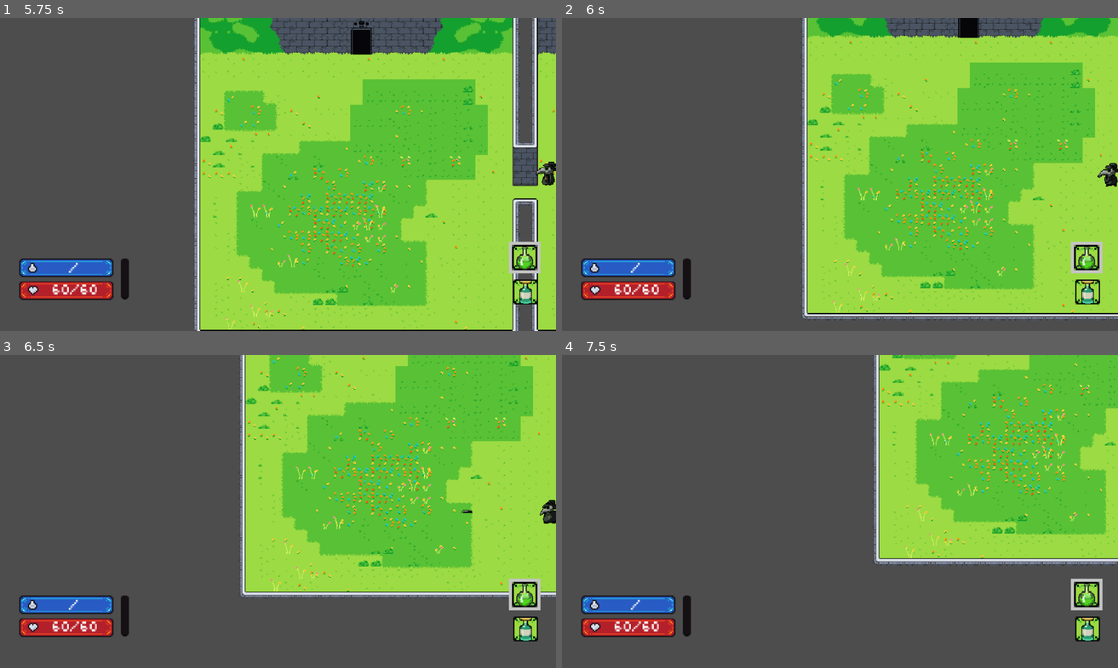
Above: before the commit, frames 1-4 (two rows, left to right).
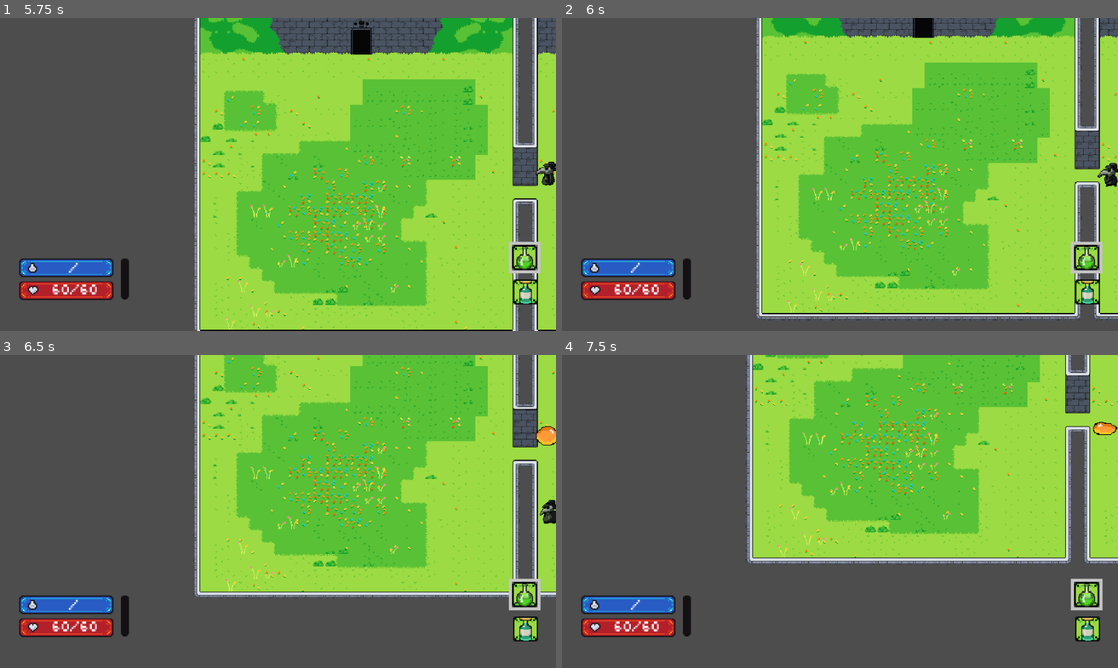
Above: after the commit, the same moments.

Repository: JohnHuber99/Black-Tower
Game: Godot game, scene res://Main_Menu/Main_Menu.tscn
The game is run twice, just before and just after one commit, with the same random seed, the same clock (stepped at 60 frames per second) and the same inputs.
Inputs (mouse positions are in pixels of both pictures, inside the frame that each line leads up to):
- Up to frame 1 (5.75 s): click "Play Game" at 0.5 s; move the mouse to (266, 312) at 1.27 s; hold D (right) 1.28-2.03 s; click (266, 312) at 1.35 s; move the mouse to (166, 190) at 2.02 s; hold S (down) 2.03-2.78 s; tap K (down_camera) at 2.1 s; move the mouse to (333, 105) at 2.77 s; hold D (right) 2.78-3.53 s; hold J (left_camera) 2.78-3.53 s; move the mouse to (250, 237) at 3.52 s; hold W (up) 3.53-4.28 s; tap L (right_camera) at 3.6 s; click (250, 237) at 3.67 s; move the mouse to (444, 221) at 4.27 s; hold E (spell) 4.28-5.03 s; hold A (left) from 4.28 s (still down); tap Mouse wheel down (map_scroll_down) at 4.9 s; move the mouse to (111, 127) at 5.02 s; tap I (up_camera) at 5.1 s; tap Mouse wheel up (map_scroll_up) at 5.65 s
- Up to frame 2 (6 s): move the mouse to (867, 174) at 5.77 s; release A (left) at 5.78 s; hold S (down) from 5.78 s (still down); click (867, 174) at 5.85 s
- Up to frame 3 (6.5 s): keep holding S (down)
- Up to frame 4 (7.5 s): move the mouse to (756, 433) at 6.52 s; release S (down) at 6.53 s; hold D (right) 6.53-7.28 s; tap K (down_camera) at 6.6 s; move the mouse to (962, 495) at 7.27 s; hold W (up) from 7.28 s (still down); hold J (left_camera) from 7.28 s (still down)

Frame 1 is identical in both runs. In frame 2, 30% of the frame differs, in the area x 35-100%, y 0-97%; in frame 3, 25%; in frame 4, 35%, in the area x 33-100%, y 0-68%.

Commit message:
updated room stuff so you have to clear room to move

Diff:
--- a/Dungeon/Door/doorCode.gd
+++ b/Dungeon/Door/doorCode.gd
@@ -1,11 +1,13 @@
 extends Area2D
+enum { EMPTY, NORMAL, START, FINAL, TREASURE, SHOP, LONG_H, BIG, BOSS}
 
 func _ready():
 	connect("body_entered", _on_body_entered)
 
 func _on_body_entered(body):
 	var player = get_node("/root/Main/player")
-	if body.is_in_group("player"):  # Ensure the player is in a "player" group
+	var room = get_parent().get_parent()
+	if body.is_in_group("player") and room.get_is_cleared():  # Ensure the player is in a "player" group
 		match get_parent().type:
 			"right": player.global_position += Vector2(58, 0)
 			"left": player.global_position += Vector2(-58, 0)
--- a/Dungeon/Dungeon_Scripts/DungeonRooms.gd
+++ b/Dungeon/Dungeon_Scripts/DungeonRooms.gd
@@ -129,7 +129,6 @@
 				match room_type:
 					START:
 						room_instance = STARTING_ROOM.instantiate()
-						room_name = "Start Room"
 					NORMAL:
 						room_instance = NORMAL_ROOM.instantiate()
 						room_name = "Normal Room %d" % normal_room_name_count
--- a/OverWorld Map/Overworld Scripts/overworld_map.gd
+++ b/OverWorld Map/Overworld Scripts/overworld_map.gd
@@ -60,6 +60,7 @@
 			map_room.available = true
 
 func show_map() -> void:
+	print("MapShowing")
 	show()
 	camera_2d.enabled = true
 
--- a/Rooms/Big_Room.tscn
+++ b/Rooms/Big_Room.tscn
@@ -1,6 +1,7 @@
-[gd_scene load_steps=21 format=4 uid="uid://cp7k1vt1f3ge5"]
+[gd_scene load_steps=22 format=4 uid="uid://cp7k1vt1f3ge5"]
 
 [ext_resource type="Texture2D" uid="uid://cmuu5ivjqf4ul" path="res://Dungeon/Tilemaps_Sprites/BT_Tile_Placeholders.png" id="1_38i4b"]
+[ext_resource type="Script" uid="uid://dlj5h74838a63" path="res://Rooms/bigRoomCleared.gd" id="1_dxpd7"]
 [ext_resource type="Texture2D" uid="uid://dxgpqhgixf3df" path="res://Dungeon/Tilemaps_Sprites/bt-tiles-1alt.png" id="2_t63bv"]
 [ext_resource type="Texture2D" uid="uid://bsyq57ru3gqpv" path="res://Dungeon/Tilemaps_Sprites/UpdatedDungeonTilemap/downdoor.png" id="3_dw4s1"]
 [ext_resource type="Script" uid="uid://b6gnwxoa44un1" path="res://Slime_Enemy/Enemy_Scripts/EnemyActivation.gd" id="3_pyr8e"]
@@ -626,6 +627,7 @@
 size = Vector2(833, 832)
 
 [node name="Big Room" type="Node2D"]
+script = ExtResource("1_dxpd7")
 metadata/_edit_horizontal_guides_ = [0.0]
 
 [node name="BigRoomMapLayer" type="TileMapLayer" parent="."]
@@ -670,3 +672,9 @@
 [node name="EnemyDungeonSpawn5" type="Marker2D" parent="."]
 position = Vector2(219, -201)
 script = ExtResource("4_7rn6v")
+
+[connection signal="enemySpawned" from="EnemyDungeonSpawn" to="." method="_on_enemy_spawned"]
+[connection signal="enemySpawned" from="EnemyDungeonSpawn2" to="." method="_on_enemy_spawned_2"]
+[connection signal="enemySpawned" from="EnemyDungeonSpawn3" to="." method="_on_enemy_spawned_3"]
+[connection signal="enemySpawned" from="EnemyDungeonSpawn4" to="." method="_on_enemy_spawned_4"]
+[connection signal="enemySpawned" from="EnemyDungeonSpawn5" to="." method="_on_enemy_spawned_5"]
--- a/Rooms/Long_Room.tscn
+++ b/Rooms/Long_Room.tscn
@@ -1,5 +1,6 @@
-[gd_scene load_steps=20 format=4 uid="uid://beqodim8out42"]
-
+[gd_scene load_steps=21 format=4 uid="uid://beqodim8out42"]
+
+[ext_resource type="Script" uid="uid://fegkocdmvea2" path="res://Rooms/longRoomCleared.gd" id="1_4q6ok"]
 [ext_resource type="Texture2D" uid="uid://cmuu5ivjqf4ul" path="res://Dungeon/Tilemaps_Sprites/BT_Tile_Placeholders.png" id="1_roouo"]
 [ext_resource type="Texture2D" uid="uid://dxgpqhgixf3df" path="res://Dungeon/Tilemaps_Sprites/bt-tiles-1alt.png" id="2_l7w5w"]
 [ext_resource type="Script" uid="uid://b6gnwxoa44un1" path="res://Slime_Enemy/Enemy_Scripts/EnemyActivation.gd" id="3_1qbe7"]
@@ -586,6 +587,7 @@
 size = Vector2(832, 400)
 
 [node name="Long Room" type="Node2D"]
+script = ExtResource("1_4q6ok")
 
 [node name="LongRoomMapLayer" type="TileMapLayer" parent="."]
 tile_map_data = PackedByteArray("AAABAPH/AQACAAIAAAABAPL/AQACAAUAAAABAPP/AQACAAUAAAABAPT/AQACAAUAAAABAPX/AQACAAUAAAABAP …(20384 unchanged characters)…
@@ -615,3 +617,6 @@
 [node name="EnemyDungeonSpawn2" type="Marker2D" parent="."]
 position = Vector2(639, -210)
 script = ExtResource("4_33xhv")
+
+[connection signal="enemySpawned" from="EnemyDungeonSpawn" to="." method="_on_enemy_spawned"]
+[connection signal="enemySpawned" from="EnemyDungeonSpawn2" to="." method="_on_enemy_spawned_2"]
--- a/Rooms/Normal_Room.tscn
+++ b/Rooms/Normal_Room.tscn
@@ -1,6 +1,7 @@
-[gd_scene load_steps=29 format=4 uid="uid://fwh7s1rxc85i"]
+[gd_scene load_steps=30 format=4 uid="uid://fwh7s1rxc85i"]
 
 [ext_resource type="Texture2D" uid="uid://cmuu5ivjqf4ul" path="res://Dungeon/Tilemaps_Sprites/BT_Tile_Placeholders.png" id="1_n2rw4"]
+[ext_resource type="Script" uid="uid://di67cndapct6i" path="res://Rooms/normalRoomCleared.gd" id="1_wo447"]
 [ext_resource type="Texture2D" uid="uid://dxgpqhgixf3df" path="res://Dungeon/Tilemaps_Sprites/bt-tiles-1alt.png" id="2_nqmk6"]
 [ext_resource type="Texture2D" uid="uid://byb3n8mayv5ee" path="res://Dungeon/Tilemaps_Sprites/bt-tiles-2.png" id="3_b7t67"]
 [ext_resource type="Texture2D" uid="uid://bs8bj1a6wlevl" path="res://Dungeon/Tilemaps_Sprites/bt-tiles-22.png" id="4_uxhkp"]
@@ -705,6 +706,7 @@
 sources/3 = SubResource("TileSetAtlasSource_wtjnx")
 
 [node name="Normal Room" type="Node2D"]
+script = ExtResource("1_wo447")
 
 [node name="TileMapLayer" type="TileMapLayer" parent="."]
 tile_map_data = PackedByteArray("AAAFAOv/AQACAAUAAAAFAOz/AQAAAAMAAAAFAO3/AQACAAIAAAAFAO7/AQACAAMAAAAFAO//AQAAAAQAAAAFAP …(9616 unchanged characters)…
@@ -729,3 +731,5 @@
 [node name="TileMapLayer2" type="TileMapLayer" parent="."]
 tile_map_data = PackedByteArray("AAAAAOX/AwAGAAMAAAABAOX/AwAHAAMAAAACAOX/AwAIAAMAAAADAOX/AwAJAAMAAAAEAOX/AwAKAAMAAAAFAO …(2784 unchanged characters)…
 tile_set = SubResource("TileSet_cceub")
+
+[connection signal="enemySpawned" from="EnemyDungeonSpawn" to="." method="_on_enemy_spawned"]
--- a/Rooms/Starting_Room.tscn
+++ b/Rooms/Starting_Room.tscn
@@ -1,5 +1,6 @@
-[gd_scene load_steps=33 format=4 uid="uid://c3elyorobl4bn"]
-
+[gd_scene load_steps=34 format=4 uid="uid://c3elyorobl4bn"]
+
+[ext_resource type="Script" uid="uid://ccre00tnsulrg" path="res://Rooms/startingRoomCleared.gd" id="1_3jknl"]
 [ext_resource type="Texture2D" uid="uid://cmuu5ivjqf4ul" path="res://Dungeon/Tilemaps_Sprites/BT_Tile_Placeholders.png" id="1_bu3m2"]
 [ext_resource type="Texture2D" uid="uid://dxgpqhgixf3df" path="res://Dungeon/Tilemaps_Sprites/bt-tiles-1alt.png" id="2_6hxfx"]
 [ext_resource type="Script" uid="uid://by4s0xcvscd05" path="res://Player/Player_Scripts/Player_Dungeon_Spawn.gd" id="2_6kdjq"]
@@ -668,6 +669,7 @@
 sources/3 = SubResource("TileSetAtlasSource_c1q45")
 
 [node name="StartingRoom" type="Node2D"]
+script = ExtResource("1_3jknl")
 
 [node name="TileMapLayer" type="TileMapLayer" parent="."]
 tile_map_data = PackedByteArray("AAAFAOv/AQACAAUAAAAFAOz/AQAAAAMAAAAFAO3/AQACAAIAAAAFAO7/AQACAAMAAAAFAO//AQAAAAQAAAAFAP …(9920 unchanged characters)…
--- /dev/null
+++ b/Rooms/bigRoomCleared.gd
@@ -0,0 +1,42 @@
+extends Node2D
+
+var enemyList: Array[Enemy]
+var is_cleared = false
+enum Type { EMPTY, NORMAL, START, FINAL, TREASURE, SHOP, LONG_H, BIG, BOSS}
+var type: Type
+
+func _ready() -> void:
+	type = Type.BIG
+
+func _on_enemy_spawned(enemy: Enemy):
+	enemyList.append(enemy)
+	enemy.connect("is_defeated", _on_is_defeated)
+
+func _on_enemy_spawned_2(enemy: Enemy) -> void:
+	enemyList.append(enemy)
+	enemy.connect("is_defeated", _on_is_defeated)
+
+func _on_enemy_spawned_3(enemy: Enemy) -> void:
+	enemyList.append(enemy)
+	enemy.connect("is_defeated", _on_is_defeated)
+
+func _on_enemy_spawned_4(enemy: Enemy) -> void:
+	enemyList.append(enemy)
+	enemy.connect("is_defeated", _on_is_defeated)
+
+func _on_enemy_spawned_5(enemy: Enemy) -> void:
+	enemyList.append(enemy)
+	enemy.connect("is_defeated", _on_is_defeated)
+
+func _on_is_defeated() -> void:
+	enemyList.pop_back()
+	if enemyList.size() == 0:
+		is_cleared = true
+		print("Dungeon Cleared")
+		Events.dungeon_cleared.emit()
+
+func get_is_cleared() -> bool:
+	return is_cleared
+
+func get_type() -> Type:
+	return type
--- /dev/null
+++ b/Rooms/longRoomCleared.gd
@@ -0,0 +1,28 @@
+extends Node2D
+
+var enemyList: Array[Enemy]
+var is_cleared = false
+enum Type { EMPTY, NORMAL, START, FINAL, TREASURE, SHOP, LONG_H, BIG, BOSS}
+var type: Type
+
+func _ready() -> void:
+	type = Type.LONG_H
+
+func _on_enemy_spawned(enemy: Enemy):
+	enemyList.append(enemy)
+	enemy.connect("is_defeated", _on_is_defeated)
+
+func _on_enemy_spawned_2(enemy: Enemy) -> void:
+	enemyList.append(enemy)
+	enemy.connect("is_defeated", _on_is_defeated)
+
+func _on_is_defeated() -> void:
+	enemyList.pop_back()
+	if enemyList.size() == 0:
+		is_cleared = true
+
+func get_is_cleared() -> bool:
+	return is_cleared
+
+func get_type() -> Type:
+	return type
--- /dev/null
+++ b/Rooms/normalRoomCleared.gd
@@ -0,0 +1,24 @@
+extends Node2D
+
+var enemyList: Array[Enemy]
+var is_cleared = false
+enum Type { EMPTY, NORMAL, START, FINAL, TREASURE, SHOP, LONG_H, BIG, BOSS}
+var type: Type
+
+func _ready() -> void:
+	type = Type.NORMAL
+
+func _on_enemy_spawned(enemy: Enemy):
+	enemyList.append(enemy)
+	enemy.connect("is_defeated", _on_is_defeated)
+
+func _on_is_defeated() -> void:
+	enemyList.pop_back()
+	if enemyList.size() == 0:
+		is_cleared = true
+
+func get_is_cleared() -> bool:
+	return is_cleared
+
+func get_type() -> Type:
+	return type
--- /dev/null
+++ b/Rooms/startingRoomCleared.gd
@@ -0,0 +1,15 @@
+extends Node2D
+
+var enemyList: Array[Enemy]
+var is_cleared = true
+enum Type { EMPTY, NORMAL, START, FINAL, TREASURE, SHOP, LONG_H, BIG, BOSS}
+var type: Type
+
+func _ready() -> void:
+	type = Type.START
+
+func get_is_cleared() -> bool:
+	return is_cleared
+
+func get_type() -> Type:
+	return type
--- a/Run/run.gd
+++ b/Run/run.gd
@@ -8,9 +8,10 @@
 @onready var run_startup = preload("res://Run/run_startup_resource.tres")
 
 func _ready() -> void:
-	print(run_startup)
 	if not run_startup:
 		return
+
+	#get_parent().add_child(DUNGEON_SCENE.instantiate())
 
 	match run_startup.type:
 		RunStartUp.Type.NEW_RUN:
@@ -23,18 +24,21 @@
 	overworld_map.generate_new_map()
 	overworld_map.unlock_floor(0)
 
-func _change_view(scene: PackedScene) -> Node:
+	# -> Node
+func _change_view(scene: PackedScene) -> void:
+	print("Changing Scene")
 	if current_view.get_child_count() > 0:
 		current_view.get_child(0).queue_free()
 
 	get_tree().paused = false
-	var new_view := scene.instantiate()
-	current_view.add_child(new_view)
+	#var new_view := scene.instantiate()
+	#current_view.add_child(new_view)
 	overworld_map.hide_map()
 
-	return new_view
+	#return new_view
 
 func _show_map() -> void:
+	print("Show Map")
 	if current_view.get_child_count() > 0:
 		current_view.get_child(0).queue_free()
 
@@ -43,13 +47,13 @@
 
 func _set_up_event_connections() -> void:
 	Events.overworld_map_exited.connect(_on_overworld_map_exited)
-	print("Connecting signal:", Events.overworld_map_exited.is_connected(_on_overworld_map_exited))
 	Events.dungeon_cleared.connect(_show_map)
+	print("Connecting signal:", Events.dungeon_cleared.is_connected(_show_map))
 
 func _on_overworld_map_exited(room: Room) -> void:
-	print("Map Exited")
 	match room.type:
 		Room.Type.MONSTER:
+			#_change_view(DUNGEON_SCENE)
 			get_tree().change_scene_to_packed(DUNGEON_SCENE)
 		Room.Type.ELITE_MONSTER:
 			get_tree().change_scene_to_packed(DUNGEON_SCENE)
--- a/Slime_Enemy/Enemy_Scripts/enemy.gd
+++ b/Slime_Enemy/Enemy_Scripts/enemy.gd
@@ -1,6 +1,8 @@
 extends CharacterBody2D
 
 class_name Enemy
+
+signal is_defeated
 
 @export var speed = 150
 @export var dash_speed = 5
@@ -118,6 +120,7 @@
 	is_damaged = false
 
 func _on_health_component_destroyed() -> void:
+	is_defeated.emit()
 	sprite.play("death")
 	death_explosion.emitting = true;
 	await sprite.animation_finished
--- a/Slime_Enemy/Enemy_Scripts/enemy_dungeon_spawn.gd
+++ b/Slime_Enemy/Enemy_Scripts/enemy_dungeon_spawn.gd
@@ -1,5 +1,7 @@
+
 extends Marker2D
 const ENEMY = preload("res://Slime_Enemy/enemy.tscn")
+signal enemySpawned(enemy: Enemy)
 
 @onready var main_scene = get_node("/root/Main")
 
@@ -7,3 +9,4 @@
 	var enemy_instance = ENEMY.instantiate()
 	enemy_instance.z_index = 1  # Make sure the enemy is in front
 	add_child.call_deferred(enemy_instance)
+	enemySpawned.emit(enemy_instance)
Renamed: Dungeon/Dungeon_Scripts/Room.gd -> OverWorld Map/Overworld Scripts/Room.gd
Renamed: Dungeon/Dungeon_Scripts/Room.gd.uid -> OverWorld Map/Overworld Scripts/Room.gd.uid
Not shown, added: Rooms/bigRoomCleared.gd.uid
Not shown, added: Rooms/longRoomCleared.gd.uid
Not shown, added: Rooms/normalRoomCleared.gd.uid
Not shown, added: Rooms/startingRoomCleared.gd.uid
